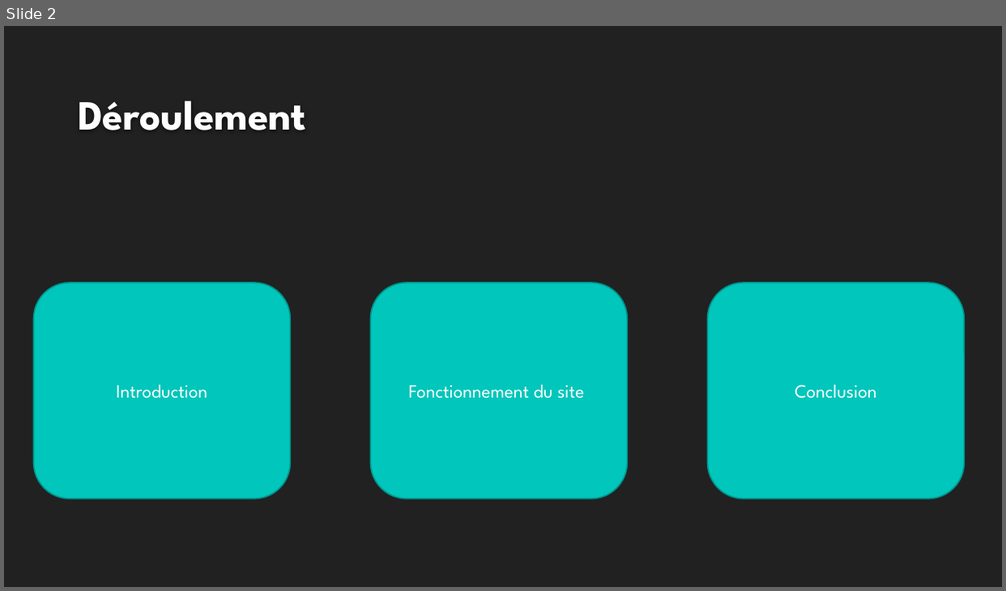
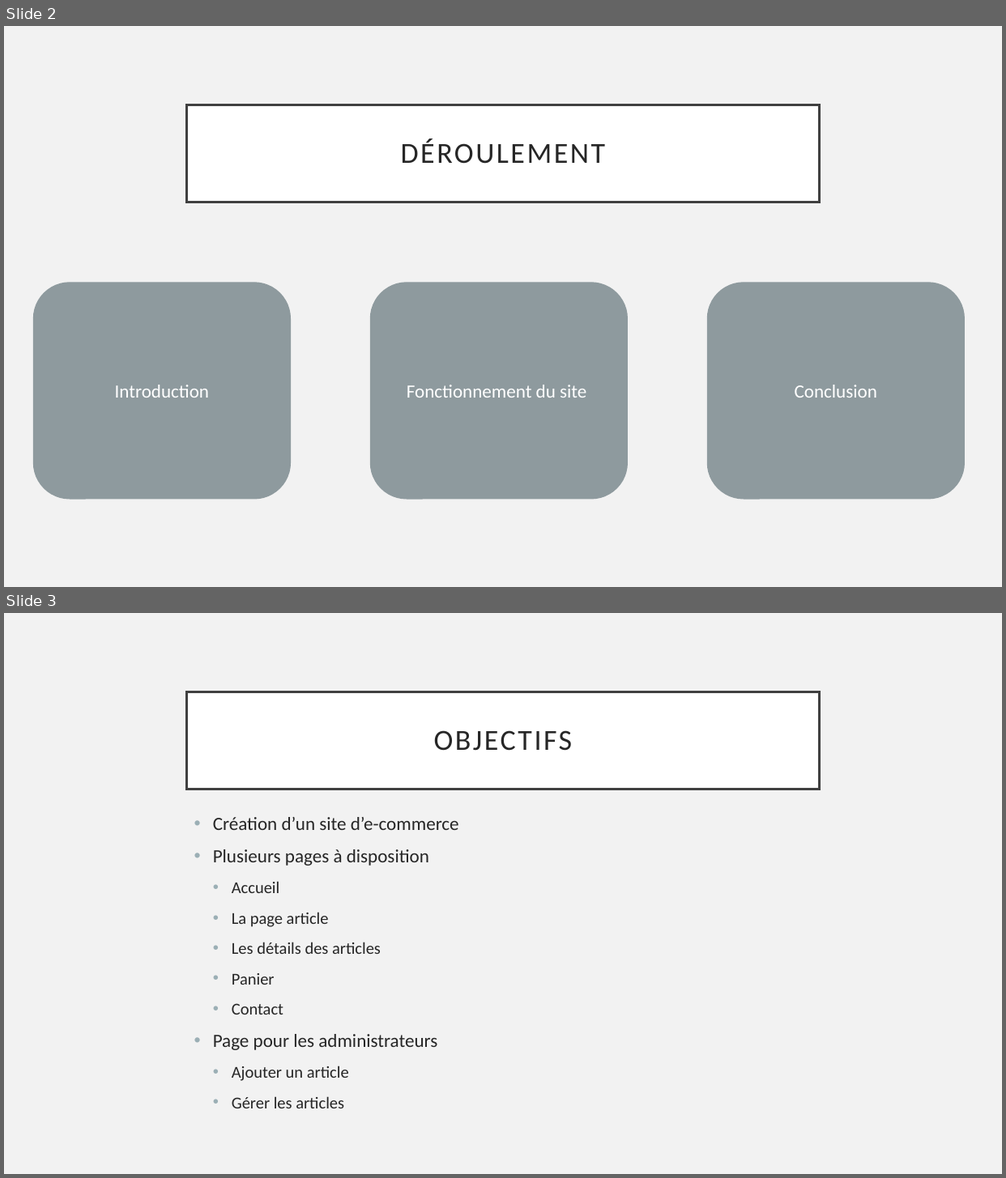
Before and after one commit to JeremyGfeller/Pre-TPi, a slide deck: Documentation/Présentation.pptx. Shown one above the other, each under a label of ours: slide 2 before the commit, slides 2 and 3 after it. The pictures are 1006x591 and 1006x1178 pixels, drawn with LibreOffice and Linux fonts; fonts in the diff are those of the drawing; background and template pictures are left out. Boxes give left, top, right and bottom in pixels: in the first picture for what was removed or moved away, otherwise in the second. Text is boxed around its words. In the diff, an @@ line names an element or a change of style, - is before the commit and + after.

Commit message:
Ajout de choses pour la présentation

```diff
--- a/Documentation/Présentation.pptx
+++ b/Documentation/Présentation.pptx
@@ slide 3 added at <box>4,613,1002,1174</box>, background #F2F2F2 @@
@@ title added at <box>187,692,819,789</box>, fill #FFFFFF, outline #404040 2.5 pt, 28 pt, text #262626 @@
+OBJECTIFS
@@ text added at <box>213,817,459,1109</box>, 16 pt, text #262626 @@
+• Création d’un site d’e-commerce
+• Plusieurs pages à disposition
+  • Accueil
+  • La page article
+  • Les détails des articles
+  • Panier
+  • Contact
+• Page pour les administrateurs
+  • Ajouter un article
+  • Gérer les articles
@@ slide 2 changed as well @@
@@ background #212121 to #F2F2F2 @@
@@ title "DÉROULEMENT": place and size @@
-title "DÉROULEMENT" at <box>78,101,306,130</box>
+title "DÉROULEMENT" at <box>187,105,819,202</box>
@@ title "DÉROULEMENT" at <box>187,105,819,202</box>: vertical alignment bottom to middle; fill none to #FFFFFF; outline none to #404040 2.5 pt @@
@@ title at <box>401,139,605,164</box>: text changed; size 40 to 28 pt; font League Spartan to Calibri; text colour #FEFEFE to #262626; bold off @@
-Déroulement
+DÉROULEMENT
@@ font League Spartan to Calibri; fill #00C6BB to #8E9A9E; outline #00928A 1.25 pt to #8E9A9E 1 pt in 3 elements at <box>34,283,291,499</box>, <box>371,283,628,499</box>, <box>708,283,965,499</box> @@
```
Also in this commit, not shown: 4 other slides changed, 5 other slides added, 4 slides removed, 3 other files.
